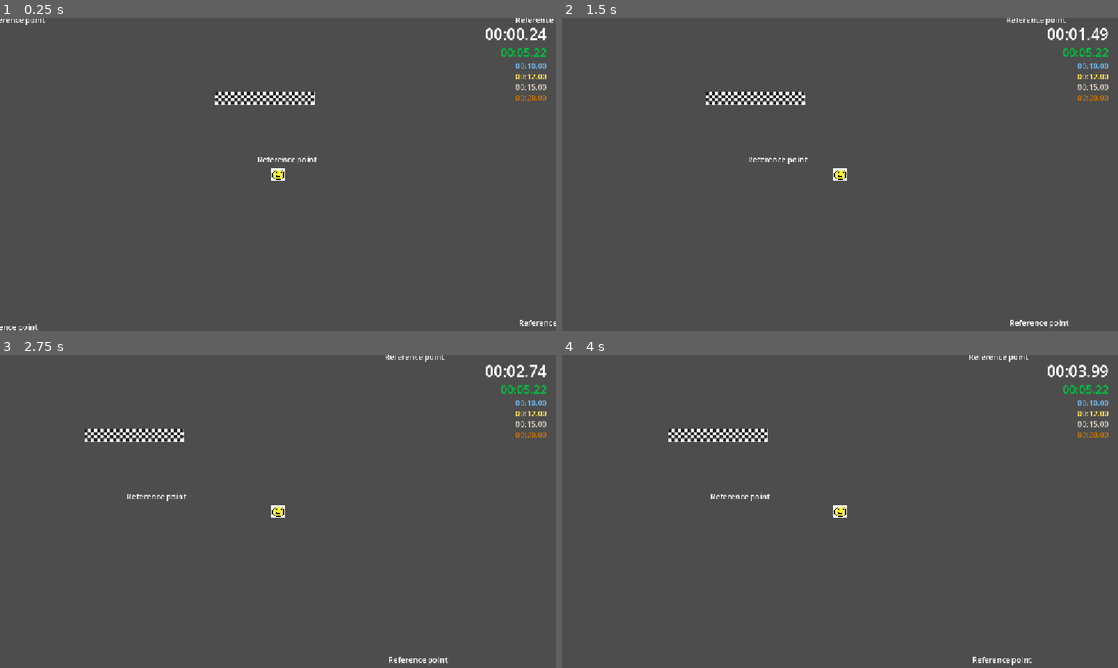
Above: before the commit, frames 1-4 (two rows, left to right).
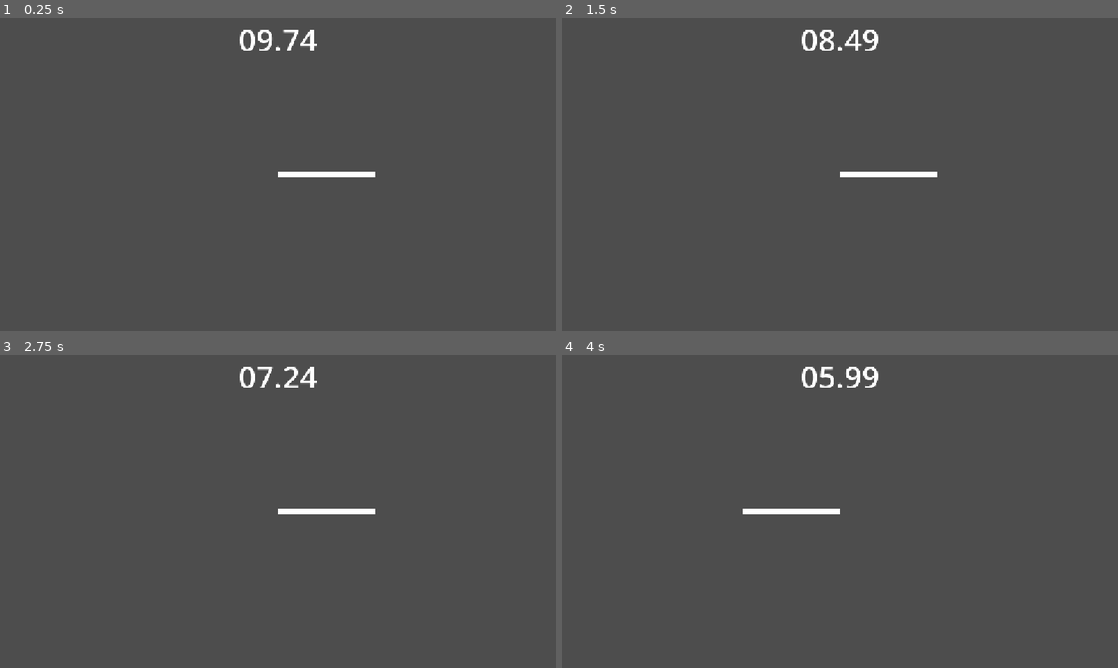
Above: after the commit, the same moments.

Repository: robplaysmusic-bit/dizzy-dash
Game: Godot game, scene res://levels/spin-test.tscn
Same seed, same stepped clock (60 frames per second), same inputs: the game is played once before the commit and once after it. Before the commit the project starts from res://levels/level-1.tscn.
Inputs (mouse positions are in pixels of both pictures, inside the frame that each line leads up to):
- Up to frame 1 (0.25 s): no input
- Up to frame 2 (1.5 s): tap Enter at 0.5 s; move the mouse to (962, 158) at 0.52 s; hold D (right) 0.53-1.25 s; tap Backspace at 0.6 s; click (962, 158) at 0.67 s; drag from (728, 190) to (762, 99) at 1.27 s
- Up to frame 3 (2.75 s): move the mouse to (333, 442) at 2.02 s; hold D (right) from 2.03 s (still down); tap F at 2.1 s
- Up to frame 4 (4 s): release D (right) at 2.75 s; drag from (812, 574) to (673, 464) at 2.77 s; move the mouse to (1006, 558) at 3.52 s; hold A (left) from 3.53 s (still down); tap Z at 3.6 s

The runs differ from the first frame. In frame 1, 2.3% of the frame differs, in the area x 0-100%, y 0-100%; in frame 2, 2.3%; in frame 3, 2.2%; in frame 4, 2.3%.

Commit message:
Integrate pieces
now jump between spin game and levels

Diff:
--- a/autoloads/dizzy_manager.gd
+++ b/autoloads/dizzy_manager.gd
@@ -29,7 +29,7 @@
 var _dizziness : int = MAX_STANDARD_DIZZY:
 	set(value):
 		_dizziness = value
-		if _dizziness == MAX_NOT_DIZZY :
+		if _dizziness <= MAX_NOT_DIZZY :
 			_tier = Dizzy.NOT_DIZZY
 		elif _dizziness <= MAX_SLIGHTLY_DIZZY :
 			_tier = Dizzy.SLIGHTLY
@@ -52,6 +52,9 @@
 # Dizziness should be set before loading the next level
 func set_dizziness(value : int):
 	_dizziness = value
+	# if we were dizzier in a previous round than this one, we want to avoid
+	# unintentionally changing rotation.
+	rotation_change_timer.stop()
 
 func get_dizziness() -> float:
 	return _dizziness
--- a/levels/level-1.tscn
+++ b/levels/level-1.tscn
@@ -11,6 +11,7 @@
 gold_time = "00:12.00"
 silver_time = "00:15.00"
 bronze_time = "00:20.00"
+next_course = "uid://cwnxw1d3u2opj"
 
 [node name="Player" parent="." unique_id=715659999 instance=ExtResource("1_gp3yc")]
 position = Vector2(3.8955536, 6.149603)
--- a/levels/level.gd
+++ b/levels/level.gd
@@ -4,6 +4,7 @@
 @export var gold_time : String = "00:00.00"
 @export var silver_time : String = "00:00.00"
 @export var bronze_time : String = "00:00.00"
+@export_file("*.tscn") var next_course : String
 
 @onready var timer_ui: TimerUI = $TimerUI
 @onready var finish_line: FinishLine = $FinishLine
@@ -21,3 +22,5 @@
 func _on_finish_line_crossed() -> void:
 	# TODO: Results screen, start next spin mini-game
 	timer_ui.halt_timer()
+	LevelLoader.set_next_course(next_course)
+	queue_free()
--- a/levels/level_loader.gd
+++ b/levels/level_loader.gd
@@ -1,11 +1,21 @@
 extends Node
 
+@export_file("*.tscn") var next_course : String
+@onready var animation_player: AnimationPlayer = $SceneTransitionCanvasLayer/AnimationPlayer
 
-# Called when the node enters the scene tree for the first time.
-func _ready() -> void:
-	pass # Replace with function body.
+const SPIN_GAME : Resource = preload("res://levels/spin-test.tscn")
 
 
-# Called every frame. 'delta' is the elapsed time since the previous frame.
-func _process(delta: float) -> void:
-	pass
+
+func set_next_course(next : String) -> void:
+	next_course = next
+	animation_player.play("fade_to_black")
+	await animation_player.animation_finished
+	get_tree().change_scene_to_packed(SPIN_GAME)
+	animation_player.play("fade_from_black")
+
+func load_next_course() -> void:
+	animation_player.play("fade_to_black")
+	await animation_player.animation_finished
+	get_tree().change_scene_to_file(next_course)
+	animation_player.play("fade_from_black")
--- a/levels/level_loader.tscn
+++ b/levels/level_loader.tscn
@@ -2,5 +2,101 @@
 
 [ext_resource type="Script" uid="uid://bkfjrb5gfi4i7" path="res://levels/level_loader.gd" id="1_3hhvs"]
 
+[sub_resource type="Animation" id="Animation_3hhvs"]
+length = 0.001
+tracks/0/type = "value"
+tracks/0/imported = false
+tracks/0/enabled = true
+tracks/0/path = NodePath("Panel:theme_override_styles/panel:bg_color")
+tracks/0/interp = 1
+tracks/0/loop_wrap = true
+tracks/0/keys = {
+"times": PackedFloat32Array(0),
+"transitions": PackedFloat32Array(1),
+"update": 0,
+"values": [Color(0, 0, 0, 1)]
+}
+
+[sub_resource type="Animation" id="Animation_b1ccj"]
+resource_name = "fade_from_black"
+length = 0.5
+tracks/0/type = "value"
+tracks/0/imported = false
+tracks/0/enabled = true
+tracks/0/path = NodePath("Panel:theme_override_styles/panel:bg_color")
+tracks/0/interp = 1
+tracks/0/loop_wrap = true
+tracks/0/keys = {
+"times": PackedFloat32Array(0, 0.5),
+"transitions": PackedFloat32Array(1, 1),
+"update": 0,
+"values": [Color(0, 0, 0, 1), Color(0, 0, 0, 0)]
+}
+tracks/1/type = "value"
+tracks/1/imported = false
+tracks/1/enabled = true
+tracks/1/path = NodePath("Panel:visible")
+tracks/1/interp = 1
+tracks/1/loop_wrap = true
+tracks/1/keys = {
+"times": PackedFloat32Array(0.5),
+"transitions": PackedFloat32Array(1),
+"update": 1,
+"values": [false]
+}
+
+[sub_resource type="Animation" id="Animation_h5o7e"]
+resource_name = "fade_to_black"
+length = 0.5
+tracks/0/type = "value"
+tracks/0/imported = false
+tracks/0/enabled = true
+tracks/0/path = NodePath("Panel:theme_override_styles/panel:bg_color")
+tracks/0/interp = 1
+tracks/0/loop_wrap = true
+tracks/0/keys = {
+"times": PackedFloat32Array(0, 0.5),
+"transitions": PackedFloat32Array(1, 1),
+"update": 0,
+"values": [Color(0, 0, 0, 0), Color(0, 0, 0, 1)]
+}
+tracks/1/type = "value"
+tracks/1/imported = false
+tracks/1/enabled = true
+tracks/1/path = NodePath("Panel:visible")
+tracks/1/interp = 1
+tracks/1/loop_wrap = true
+tracks/1/keys = {
+"times": PackedFloat32Array(0),
+"transitions": PackedFloat32Array(1),
+"update": 1,
+"values": [true]
+}
+
+[sub_resource type="AnimationLibrary" id="AnimationLibrary_4qd86"]
+_data = {
+&"RESET": SubResource("Animation_3hhvs"),
+&"fade_from_black": SubResource("Animation_b1ccj"),
+&"fade_to_black": SubResource("Animation_h5o7e")
+}
+
+[sub_resource type="StyleBoxFlat" id="StyleBoxFlat_tt2tb"]
+bg_color = Color(0, 0, 0, 1)
+
 [node name="LevelLoader" type="Node" unique_id=450007278]
 script = ExtResource("1_3hhvs")
+next_course = "uid://dovybpy6nl3r4"
+
+[node name="SceneTransitionCanvasLayer" type="CanvasLayer" parent="." unique_id=1110105337]
+
+[node name="AnimationPlayer" type="AnimationPlayer" parent="SceneTransitionCanvasLayer" unique_id=1691350921]
+libraries/ = SubResource("AnimationLibrary_4qd86")
+
+[node name="Panel" type="Panel" parent="SceneTransitionCanvasLayer" unique_id=1016506103]
+visible = false
+anchors_preset = 15
+anchor_right = 1.0
+anchor_bottom = 1.0
+grow_horizontal = 2
+grow_vertical = 2
+theme_override_styles/panel = SubResource("StyleBoxFlat_tt2tb")
--- a/levels/spin_minigame.gd
+++ b/levels/spin_minigame.gd
@@ -102,10 +102,10 @@
 
 func _on_spin_time_timeout() -> void:
 	disabled = true
-	# account for timing variation
-	time_remaining.text = "00.00"
+	time_remaining.text = "00.00" # account for timing variation
 	DizzyManager.set_dizziness(abs(spins))
-	#TODO: load the next course
+	LevelLoader.load_next_course()
+	queue_free()
 
 
 func _on_warning_timer_timeout() -> void:
--- /dev/null
+++ b/levels/test-level.tscn
@@ -0,0 +1,28 @@
+[gd_scene format=3 uid="uid://cwnxw1d3u2opj"]
+
+[ext_resource type="Script" uid="uid://dhdjbp8km7dxy" path="res://levels/level.gd" id="1_uwesj"]
+[ext_resource type="PackedScene" uid="uid://ckvc7ptveurqo" path="res://player/player.tscn" id="2_ns7l7"]
+[ext_resource type="PackedScene" uid="uid://cbl2ck3gnq7y0" path="res://levels/components/finish_line.tscn" id="3_wo0s5"]
+[ext_resource type="PackedScene" uid="uid://dwipdyy12kdpv" path="res://menus/timer_ui.tscn" id="4_l60ws"]
+
+[node name="TestLevel" type="Node2D" unique_id=1600044845]
+script = ExtResource("1_uwesj")
+next_course = "uid://dovybpy6nl3r4"
+metadata/_custom_type_script = "uid://dhdjbp8km7dxy"
+
+[node name="Player" parent="." unique_id=715659999 instance=ExtResource("2_ns7l7")]
+position = Vector2(-2, 5)
+
+[node name="Camera2D" type="Camera2D" parent="Player" unique_id=2039649119]
+
+[node name="Label" type="Label" parent="." unique_id=2079337662]
+offset_left = -97.0
+offset_top = -105.0
+offset_right = 76.0
+offset_bottom = -82.0
+text = "different refrence text"
+
+[node name="FinishLine" parent="." unique_id=1421284434 instance=ExtResource("3_wo0s5")]
+position = Vector2(280, -188)
+
+[node name="TimerUI" parent="." unique_id=1665238461 instance=ExtResource("4_l60ws")]
--- a/menus/timer_ui.gd
+++ b/menus/timer_ui.gd
@@ -18,7 +18,10 @@
 # Called when the node enters the scene tree for the first time.
 func _ready() -> void:
 	var dizziness = DizzyManager.get_dizziness()
-	time_multiplier = TIME_MULTIPLIER_NUMERATOR / dizziness
+	if dizziness != 0:
+		time_multiplier = TIME_MULTIPLIER_NUMERATOR / dizziness
+	else: #avoid divide by 0
+		time_multiplier = TIME_MULTIPLIER_NUMERATOR
 
 # Called every frame. 'delta' is the elapsed time since the previous frame.
 func _process(delta: float) -> void:
--- a/project.godot
+++ b/project.godot
@@ -11,13 +11,14 @@
 [application]
 
 config/name="dizzy-dash"
-run/main_scene="uid://dovybpy6nl3r4"
+run/main_scene="uid://djohlgmjteldu"
 config/features=PackedStringArray("4.7", "GL Compatibility")
 config/icon="res://icon.svg"
 
 [autoload]
 
 DizzyManager="*uid://bpyaw84lobups"
+LevelLoader="*uid://bg3q2q8lsl4pb"
 
 [debug]
 
